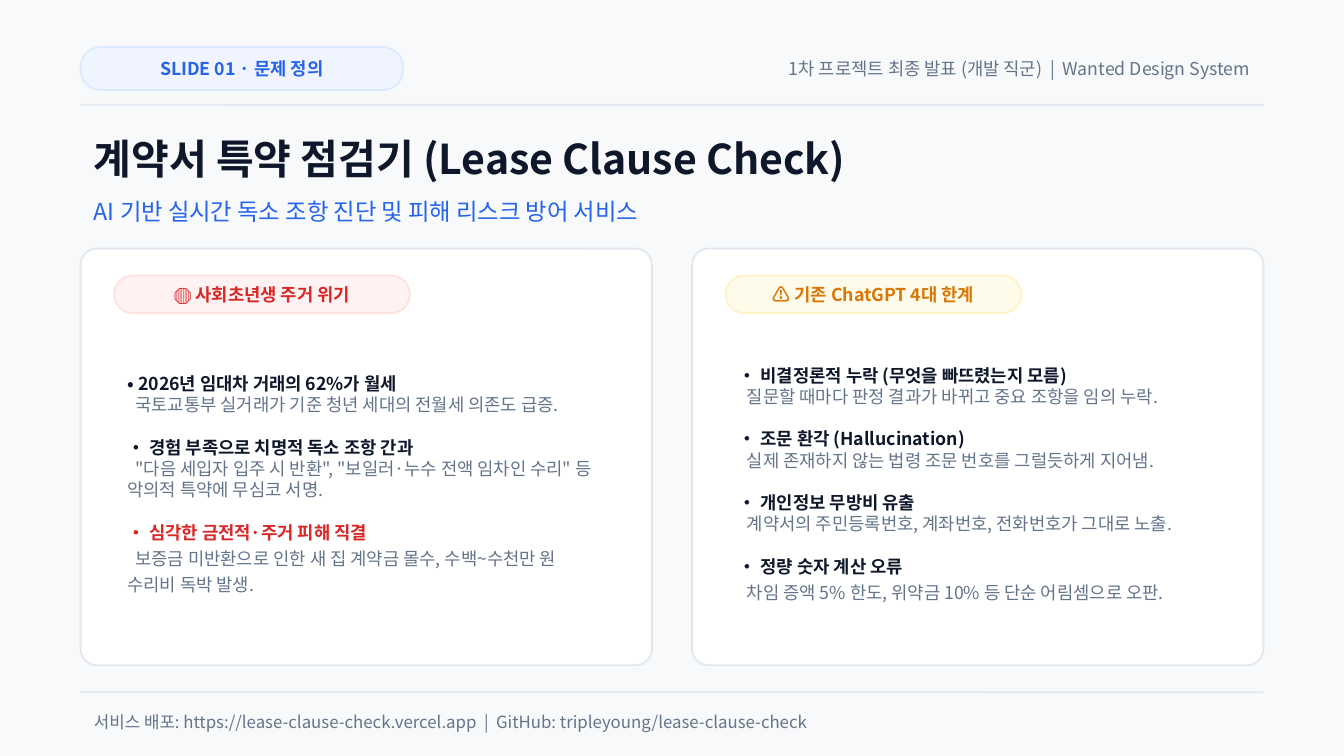
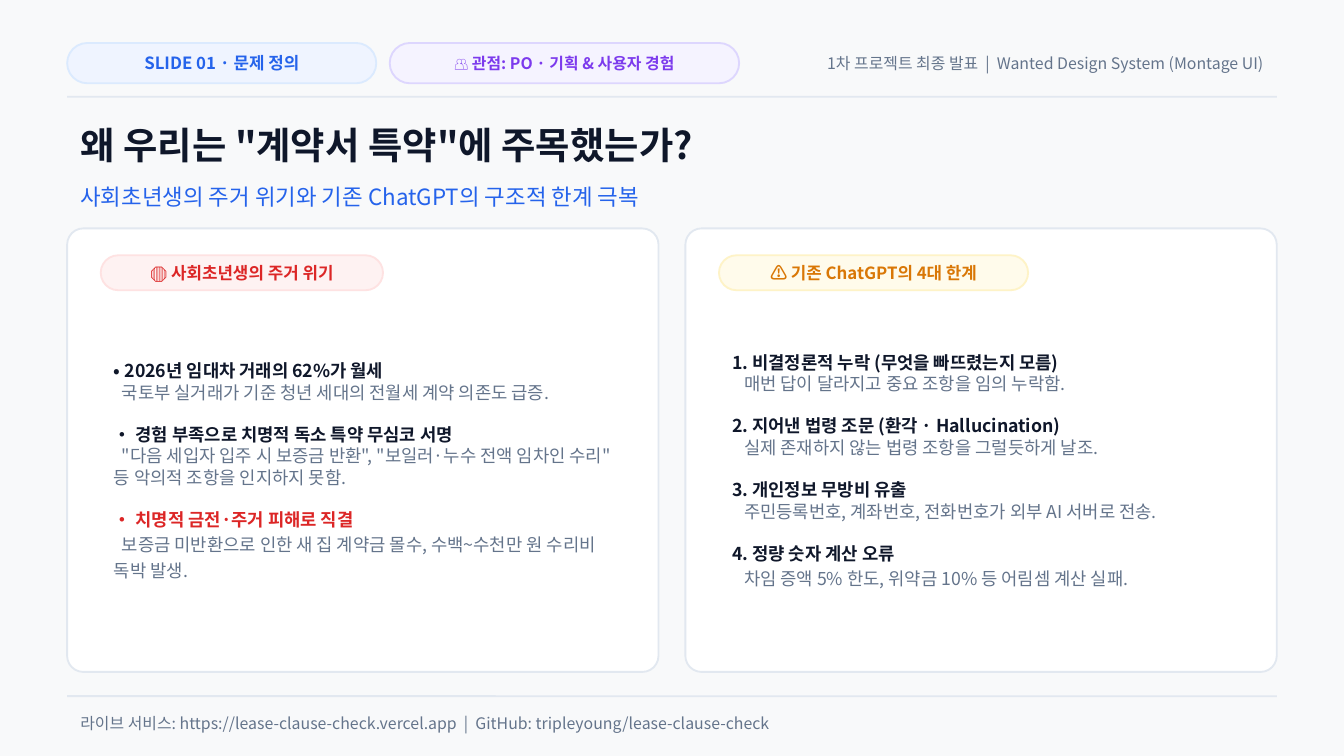
Before and after one commit to tripleyoung/lease-clause-check, a slide deck: slide 1 of submission/01_발표자료_계약서특약점검기.pptx. Drawn at 1344x756 pixels with LibreOffice and Linux fonts; fonts in the diff are those of the drawing. Boxes give left, top, right and bottom in pixels: in the first picture for what was removed or moved away, otherwise in the second. Text is boxed around its words. In the diff, an @@ line names an element or a change of style, - is before the commit and + after.

Commit message:
feat(presentation): PO·디자인·개발 전 직군 대중 청중 맞춤 실물 스크린샷 및 직군별 가치 제안 반영

```diff
--- a/submission/01_발표자료_계약서특약점검기.pptx
+++ b/submission/01_발표자료_계약서특약점검기.pptx
@@ text "SLIDE 01 · 문제 정의": place and size @@
-text "SLIDE 01 · 문제 정의" at (160,60,324,77)
+text "SLIDE 01 · 문제 정의" at (144,55,299,71)
@@ text "SLIDE 01 · 문제 정의" at (144,55,299,71): size 9.5 to 9 pt @@
@@ rounded rectangle: place and size @@
-rounded rectangle at (81,47,403,90)
+rounded rectangle at (67,43,376,83)
@@ rounded rectangle added at (390,43,739,83), fill #F5F3FF, outline #DDD6FE 1 pt @@
@@ text added at (472,55,674,71), 8.5 pt, text #7C3AED, bold @@
+👥 관점: PO · 기획 & 사용자 경험
@@ text at (827,56,1263,73): text changed; size 9.5 to 8.5 pt @@
-1차 프로젝트 최종 발표 (개발 직군) | Wanted Design System
+1차 프로젝트 최종 발표 | Wanted Design System (Montage UI)
@@ line moved from (81, 105) - (1263, 105) to (67, 97) - (1277, 97) @@
@@ text at (80,127,692,163): text changed; size 22 to 20 pt @@
-계약서 특약 점검기 (Lease Clause Check)
+왜 우리는 "계약서 특약"에 주목했는가?
@@ text added at (80,186,639,207), 12 pt, text #2563EB @@
+사회초년생의 주거 위기와 기존 ChatGPT의 구조적 한계 극복
@@ text removed at (94,200,638,222) @@
-AI 기반 실시간 독소 조항 진단 및 피해 리스크 방어 서비스
@@ rounded rectangle: place and size @@
-rounded rectangle at (81,249,652,665)
+rounded rectangle at (67,228,659,672)
@@ proportions changed in 3 elements at (67,43,376,83), (67,228,659,672), (685,228,1277,672) @@
@@ rounded rectangle: place and size @@
-rounded rectangle at (692,249,1263,665)
+rounded rectangle at (685,228,1277,672)
@@ rounded rectangle: place and size @@
-rounded rectangle at (114,276,410,313)
+rounded rectangle at (101,255,383,290)
@@ text at (171,265,334,281): text changed; size 9.5 to 9 pt @@
-🛑 사회초년생 주거 위기
+🛑 사회초년생의 주거 위기
@@ rounded rectangle: place and size @@
-rounded rectangle at (726,276,1021,313)
+rounded rectangle at (719,255,1028,290)
@@ text at (791,265,977,281): text changed; size 9.5 to 9 pt @@
-⚠️ 기존 ChatGPT 4대 한계
+⚠️ 기존 ChatGPT의 4대 한계
@@ text at (732,354,1157,588): text changed @@
-• 비결정론적 누락 (무엇을 빠뜨렸는지 모름)
-질문할 때마다 판정 결과가 바뀌고 중요 조항을 임의 누락.
-• 조문 환각 (Hallucination)
-실제 존재하지 않는 법령 조문 번호를 그럴듯하게 지어냄.
-• 개인정보 무방비 유출
-계약서의 주민등록번호, 계좌번호, 전화번호가 그대로 노출.
-• 정량 숫자 계산 오류
-차임 증액 5% 한도, 위약금 10% 등 단순 어림셈으로 오판.
+1. 비결정론적 누락 (무엇을 빠뜨렸는지 모름)
+매번 답이 달라지고 중요 조항을 임의 누락함.
+2. 지어낸 법령 조문 (환각 · Hallucination)
+실제 존재하지 않는 법령 조항을 그럴듯하게 날조.
+3. 개인정보 무방비 유출
+주민등록번호, 계좌번호, 전화번호가 외부 AI 서버로 전송.
+4. 정량 숫자 계산 오류
+차임 증액 5% 한도, 위약금 10% 등 어림셈 계산 실패.
@@ text at (114,362,611,579): text changed @@
-• 2026년 임대차 거래의 62%가 월세
-국토교통부 실거래가 기준 청년 세대의 전월세 의존도 급증.
-• 경험 부족으로 치명적 독소 조항 간과
-"다음 세입자 입주 시 반환", "보일러·누수 전액 임차인 수리" 등 악의적 특약에 무심코 서명.
-• 심각한 금전적·주거 피해 직결
-보증금 미반환으로 인한 새 집 계약금 몰수, 수백~수천만 원 수리비 독박 발생.
+• 2026년 임대차 거래의 62%가 월세
+국토부 실거래가 기준 청년 세대의 전월세 계약 의존도 급증.
+• 경험 부족으로 치명적 독소 특약 무심코 서명
+"다음 세입자 입주 시 보증금 반환", "보일러·누수 전액 임차인 수리" 등 악의적 조항을 인지하지 못함.
+• 치명적 금전·주거 피해로 직결
+보증금 미반환으로 인한 새 집 계약금 몰수, 수백~수천만 원 수리비 독박 발생.
@@ line moved from (81, 692) - (1263, 692) to (67, 696) - (1277, 696) @@
@@ text at (80,716,770,733): text changed; size 9 to 8.5 pt @@
-서비스 배포: https://lease-clause-check.vercel.app | GitHub: tripleyoung/lease-clause-check
+라이브 서비스: https://lease-clause-check.vercel.app | GitHub: tripleyoung/lease-clause-check
```
Also in this commit, not shown: 3 other slides changed, 2 slides added, 2 slides removed, 10 other files.
